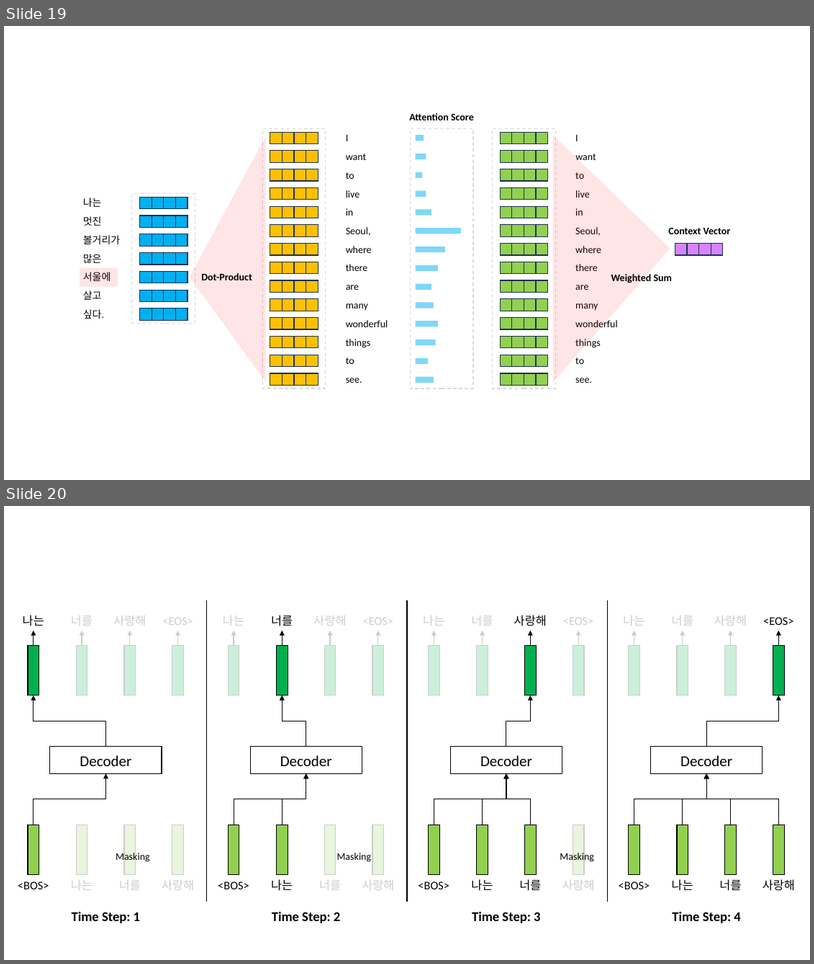
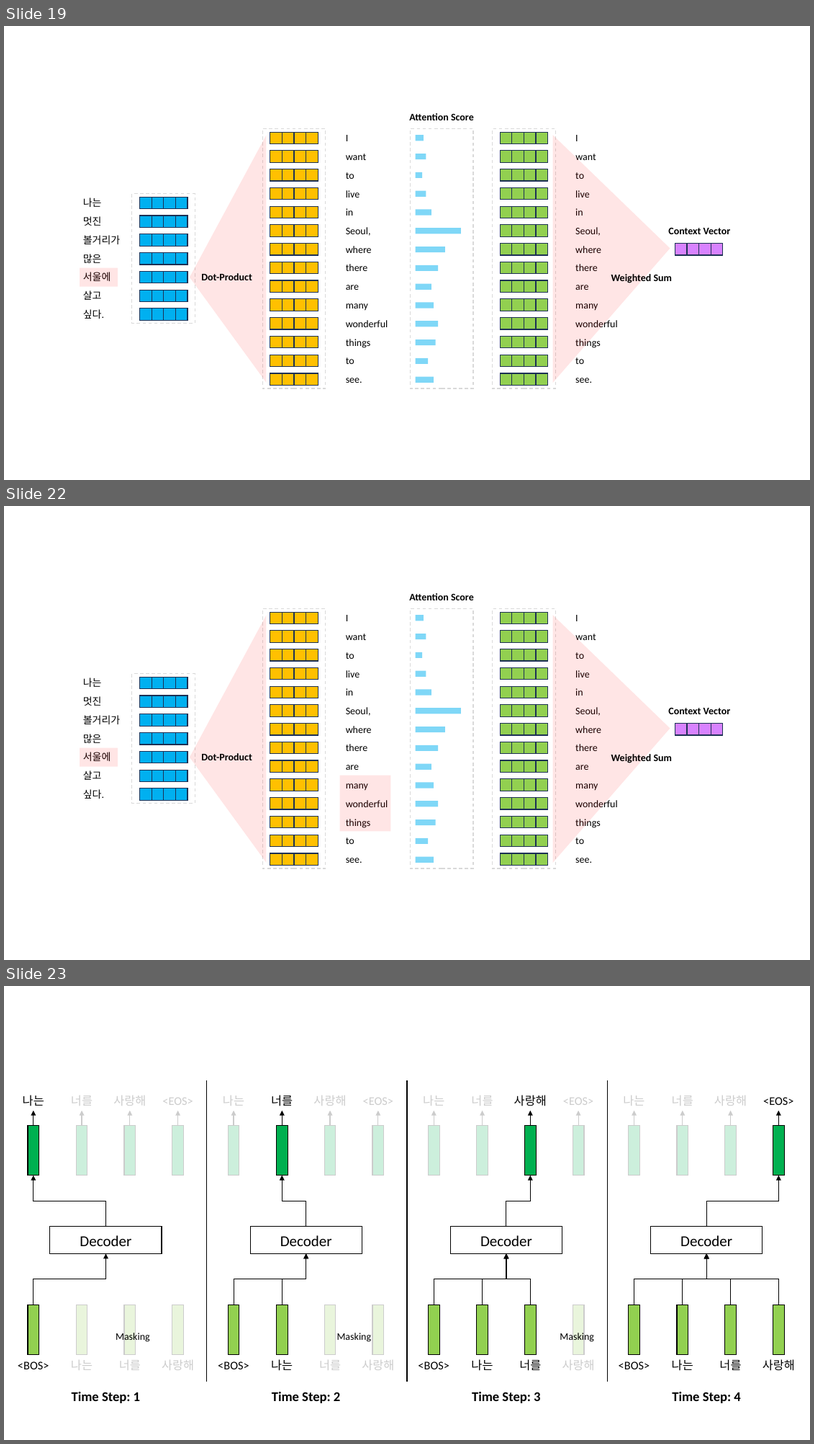
Before and after one commit to hcnoh/hcnoh.github.io, a slide deck: assets/nlp_figs/nlp_figs_ppt.pptx. Shown one above the other, each under a label of ours: slides 19 and 20 before the commit, slides 19, 22 and 23 after it; the slides between them are not shown. The pictures are 814x964 and 814x1444 pixels, drawn with LibreOffice and Linux fonts; fonts in the diff are those of the drawing; background and template pictures are left out. Boxes give left, top, right and bottom in pixels: in the first picture for what was removed or moved away, otherwise in the second. Text is boxed around its words. In the diff, an @@ line names an element or a change of style, - is before the commit and + after.

```diff
--- a/assets/nlp_figs/nlp_figs_ppt.pptx
+++ b/assets/nlp_figs/nlp_figs_ppt.pptx
@@ slide 22 added at (4, 506, 810, 960), background #FFFFFF @@
@@ rectangle added at (263, 609, 326, 868), outline #D9D9D9 1 pt dashed @@
@@ text added at (409, 593, 474, 600), 12 pt, text #000000, bold @@
+Attention Score
@@ rectangle added at (411, 609, 473, 868), outline #D9D9D9 1 pt dashed @@
@@ rectangle added at (493, 609, 556, 868), outline #D9D9D9 1 pt dashed @@
@@ triangle added at (190, 615, 267, 862), fill #FF0000 at 10% opacity @@
@@ rectangle added at (416, 615, 424, 621), fill #00B0F0 at 50% opacity @@
@@ rectangle added at (416, 633, 427, 640), fill #00B0F0 at 50% opacity @@
@@ triangle added at (553, 615, 670, 862), fill #FF0000 at 10% opacity @@
@@ rectangle added at (416, 651, 422, 658), fill #00B0F0 at 50% opacity @@
@@ rectangle added at (132, 674, 196, 803), outline #D9D9D9 1 pt dashed @@
@@ rectangle added at (416, 671, 427, 677), fill #00B0F0 at 50% opacity @@
@@ rectangle added at (416, 690, 432, 695), fill #00B0F0 at 50% opacity @@
@@ rectangle added at (416, 708, 461, 714), fill #00B0F0 at 50% opacity @@
@@ text added at (669, 707, 731, 714), 12 pt, text #000000, bold @@
+Context Vector
@@ rectangle added at (416, 726, 445, 732), fill #00B0F0 at 50% opacity @@
@@ rectangle added at (80, 747, 118, 766), fill #FF0000 at 10% opacity @@
@@ text added at (201, 753, 252, 760), 12 pt, text #000000, bold @@
+Dot-Product
@@ rectangle added at (416, 745, 439, 751), fill #00B0F0 at 50% opacity @@
@@ rectangle added at (416, 764, 432, 770), fill #00B0F0 at 50% opacity @@
@@ text added at (612, 754, 672, 763), 12 pt, text #000000, bold @@
+Weighted Sum
@@ rectangle added at (340, 775, 391, 831), fill #FF0000 at 10% opacity @@
@@ rectangle added at (416, 782, 434, 788), fill #00B0F0 at 50% opacity @@
@@ group added at (83, 677, 188, 800): 28 rectangles, 7 texts @@
+나는
+멋진
+볼거리가
+많은
+서울에
+살고
+싶다.
@@ rectangle added at (416, 800, 439, 807), fill #00B0F0 at 50% opacity @@
@@ rectangle added at (416, 819, 436, 826), fill #00B0F0 at 50% opacity @@
@@ rectangle added at (416, 838, 429, 844), fill #00B0F0 at 50% opacity @@
@@ group added at (270, 612, 388, 865): 56 rectangles, 14 texts @@
+I
+want
+to
+live
+in
+Seoul,
+where
+there
+are
+many
+wonderful
+things
+to
+see.
@@ rectangle added at (416, 856, 434, 862), fill #00B0F0 at 50% opacity @@
@@ group added at (501, 612, 723, 865): 60 rectangles, 14 texts @@
+I
+want
+to
+live
+in
+Seoul,
+where
+there
+are
+many
+wonderful
+things
+to
+see.
@@ what was slide 20 is now slide 23 @@
```
Also in this commit, not shown: 2 other slides added, 4 other files.
